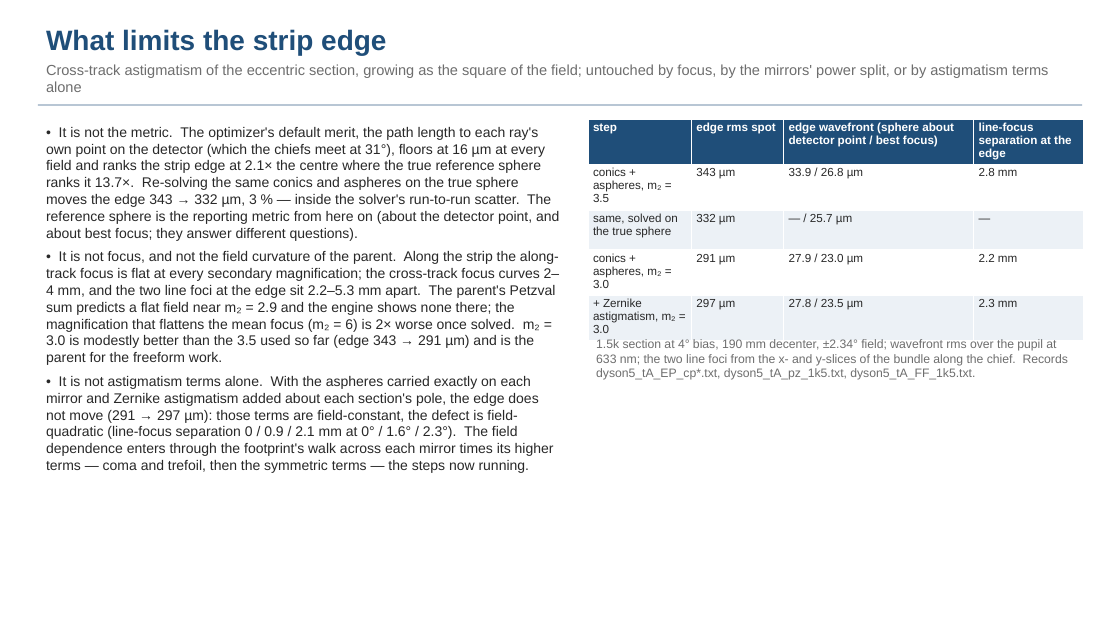
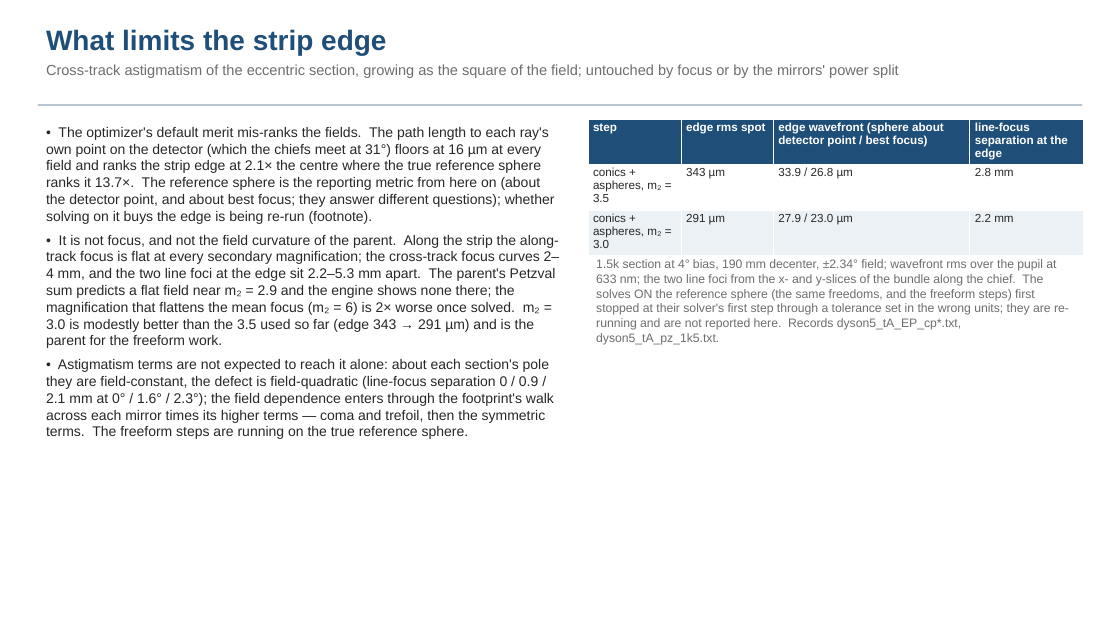
Before and after one commit to nasa-jpl/macos, a slide deck: slide 30 of demo_session/deck_dyson.pptx. Drawn at 1120x630 pixels with LibreOffice and Linux fonts; fonts in the diff are those of the drawing. Boxes give left, top, right and bottom in pixels: in the first picture for what was removed or moved away, otherwise in the second. Text is boxed around its words. In the diff, an @@ line names an element or a change of style, - is before the commit and + after.

```diff
--- a/demo_session/deck_dyson.pptx
+++ b/demo_session/deck_dyson.pptx
@@ text at (46,64,899,78): text changed @@
-Cross-track astigmatism of the eccentric section, growing as the square of the field; untouched by focus, by the mirrors' power split, or by astigmatism terms alone
+Cross-track astigmatism of the eccentric section, growing as the square of the field; untouched by focus or by the mirrors' power split
@@ table at (588,119,1084,252) @@
-row 3: same, solved on the true sphere | 332 µm | — / 25.7 µm | —
-row 5: + Zernike astigmatism, m₂ = 3.0 | 297 µm | 27.8 / 23.5 µm | 2.3 mm
@@ text at (46,127,555,224): text changed @@
-• It is not the metric. The optimizer's default merit, the path length to each ray's own point on the detector (which the chiefs meet at 31°), floors at 16 µm at every field and ranks the strip edge at 2.1× the centre where the true reference sphere ranks it 13.7×. Re-solving the same conics and aspheres on the true sphere moves the edge 343 → 332 µm, 3 % — inside the solver's run-to-run scatter. The reference sphere is the reporting metric from here on (about the detector point, and about best focus; they answer different questions).
+• The optimizer's default merit mis-ranks the fields. The path length to each ray's own point on the detector (which the chiefs meet at 31°) floors at 16 µm at every field and ranks the strip edge at 2.1× the centre where the true reference sphere ranks it 13.7×. The reference sphere is the reporting metric from here on (about the detector point, and about best focus; they answer different questions); whether solving on it buys the edge is being re-run (footnote).
@@ text at (596,259,1069,345): text changed @@
-1.5k section at 4° bias, 190 mm decenter, ±2.34° field; wavefront rms over the pupil at 633 nm; the two line foci from the x- and y-slices of the bundle along the chief. Records dyson5_tA_EP_cp*.txt, dyson5_tA_pz_1k5.txt, dyson5_tA_FF_1k5.txt.
+1.5k section at 4° bias, 190 mm decenter, ±2.34° field; wavefront rms over the pupil at 633 nm; the two line foci from the x- and y-slices of the bundle along the chief. The solves ON the reference sphere (the same freedoms, and the freeform steps) first stopped at their solver's first step through a tolerance set in the wrong units; they are re-running and are not reported here. Records dyson5_tA_EP_cp*.txt, dyson5_tA_pz_1k5.txt.
@@ text at (46,359,554,439): text changed @@
-• It is not astigmatism terms alone. With the aspheres carried exactly on each mirror and Zernike astigmatism added about each section's pole, the edge does not move (291 → 297 µm): those terms are field-constant, the defect is field-quadratic (line-focus separation 0 / 0.9 / 2.1 mm at 0° / 1.6° / 2.3°). The field dependence enters through the footprint's walk across each mirror times its higher terms — coma and trefoil, then the symmetric terms — the steps now running.
+• Astigmatism terms are not expected to reach it alone: about each section's pole they are field-constant, the defect is field-quadratic (line-focus separation 0 / 0.9 / 2.1 mm at 0° / 1.6° / 2.3°); the field dependence enters through the footprint's walk across each mirror times its higher terms — coma and trefoil, then the symmetric terms. The freeform steps are running on the true reference sphere.
```
Also in this commit, not shown: 3 other files.
